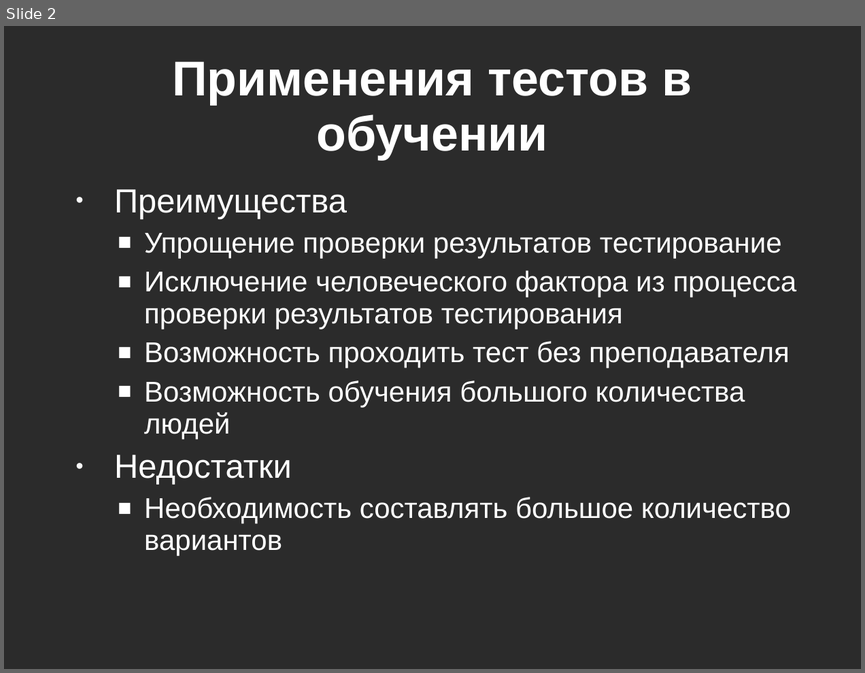
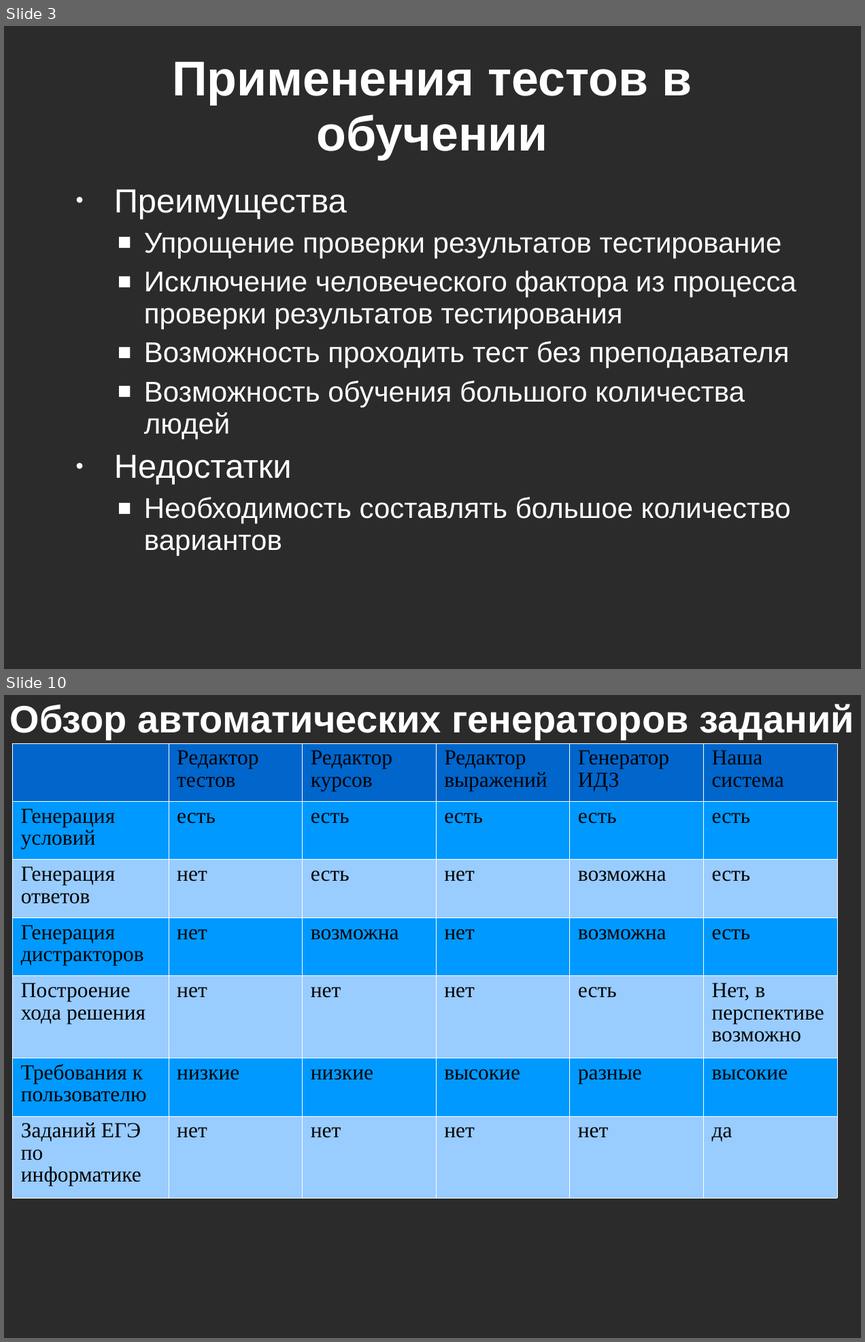
Before and after one commit to kevroletin/Coursework, a slide deck: 236_Кевролетин_отчёт.ppt. Shown one above the other, each under a label of ours: slide 2 before the commit, slides 3 and 10 after it; the slides between them are not shown. The pictures are 865x673 and 865x1342 pixels, drawn with LibreOffice and Linux fonts; fonts in the diff are those of the drawing; background and template pictures are left out; a plain dark background stands for a picture behind light text. Boxes give left, top, right and bottom in pixels: in the first picture for what was removed or moved away, otherwise in the second. Text is boxed around its words. In the diff, an @@ line names an element or a change of style, - is before the commit and + after.

```diff
--- a/236_Кевролетин_отчёт.ppt
+++ b/236_Кевролетин_отчёт.ppt
@@ slide 10 added at box(4, 695, 861, 1338), background picture (left out) @@
@@ text added at box(9, 704, 854, 740), 32 pt, text #FFFFFF, bold @@
+Обзор автоматических генераторов заданий
@@ table added at box(13, 743, 837, 1189), 7 rows, 6 columns @@
+ | Редактор тестов | Редактор курсов | Редактор выражений | Генератор ИДЗ | Наша система
+Генерация условий | есть | есть | есть | есть | есть
+Генерация ответов | нет | есть | нет | возможна | есть
+Генерация дистракторов | нет | возможна | нет | возможна | есть
+Построение хода решения | нет | нет | нет | есть | Нет, в перспективе возможно
+Требования к пользователю | низкие | низкие | высокие | разные | высокие
+Заданий ЕГЭ по информатике | нет | нет | нет | нет | да
@@ what was slide 2 is now slide 3 @@
```
Also in this commit, not shown: 2 slides changed, 10 other slides added, 3 slides removed.
